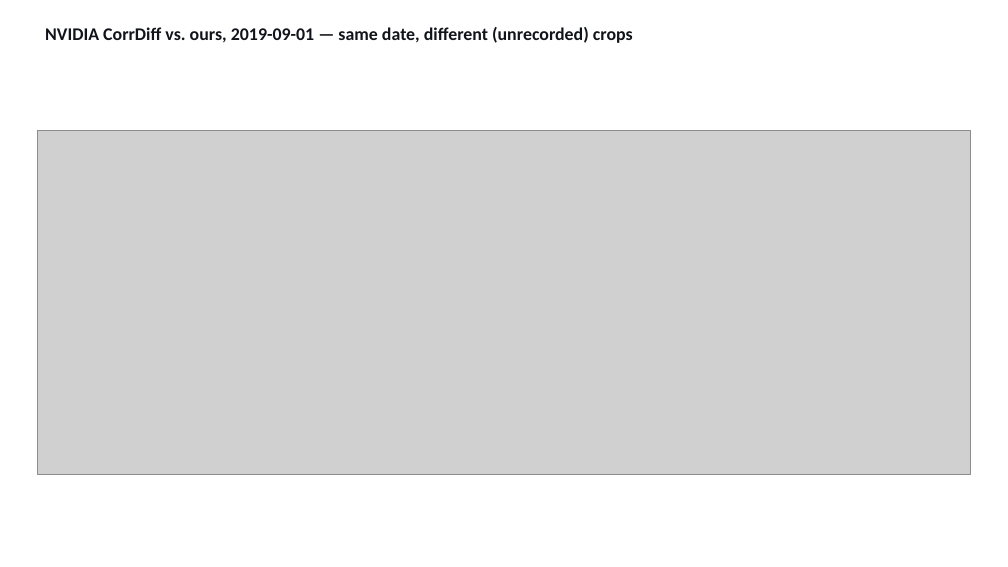
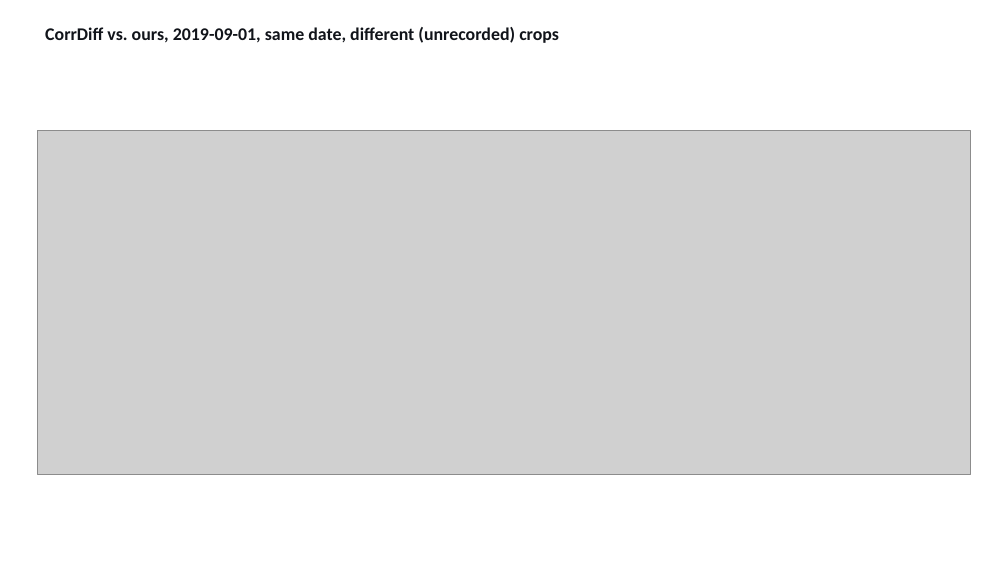
Before and after one commit to milhud/diffusion_downscaling_model, a slide deck: slide 12 of results/corrdiff_comparison/corrdiff_benchmark_slides.pptx (slide 13 before the commit). Drawn at 1008x567 pixels with LibreOffice and Linux fonts; fonts in the diff are those of the drawing; grey boxes stand for pictures. Boxes give left, top, right and bottom in pixels: in the first picture for what was removed or moved away, otherwise in the second. Text is boxed around its words. In the diff, an @@ line names an element or a change of style, - is before the commit and + after.

```diff
--- a/results/corrdiff_comparison/corrdiff_benchmark_slides.pptx
+++ b/results/corrdiff_comparison/corrdiff_benchmark_slides.pptx
@@ text at (x1=45, y1=27, x2=559, y2=43): text changed @@
-NVIDIA CorrDiff vs. ours, 2019-09-01 — same date, different (unrecorded) crops
+CorrDiff vs. ours, 2019-09-01, same date, different (unrecorded) crops
```
Also in this commit, not shown: 13 other slides changed, 2 slides added, 3 slides removed, 18 other files.
